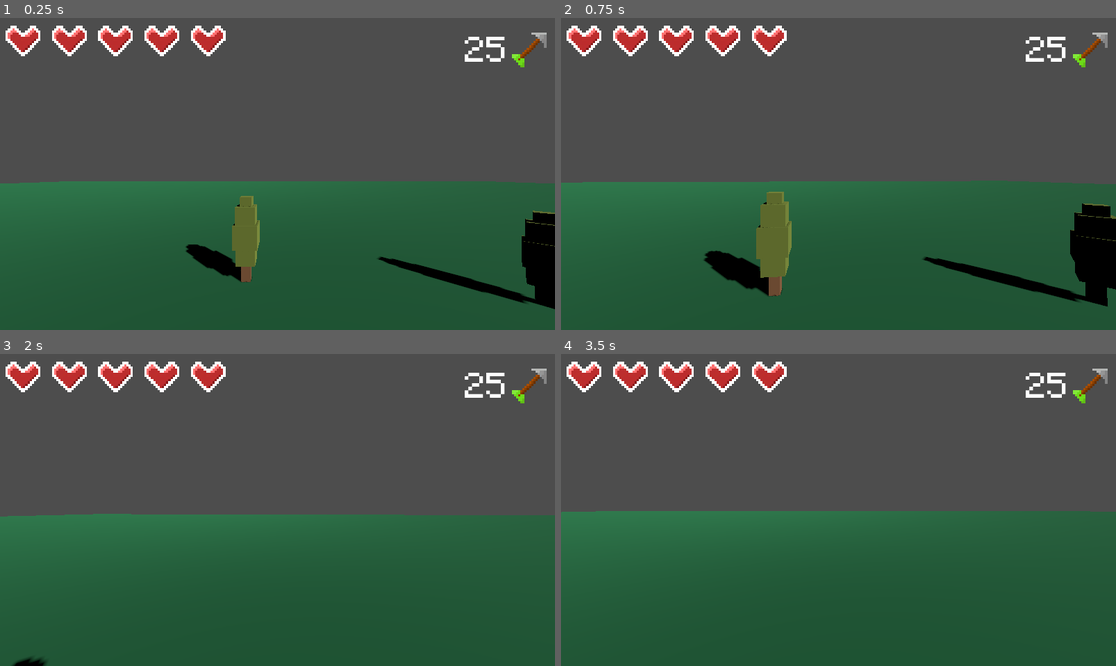
Above: before the commit, frames 1-4 (two rows, left to right).
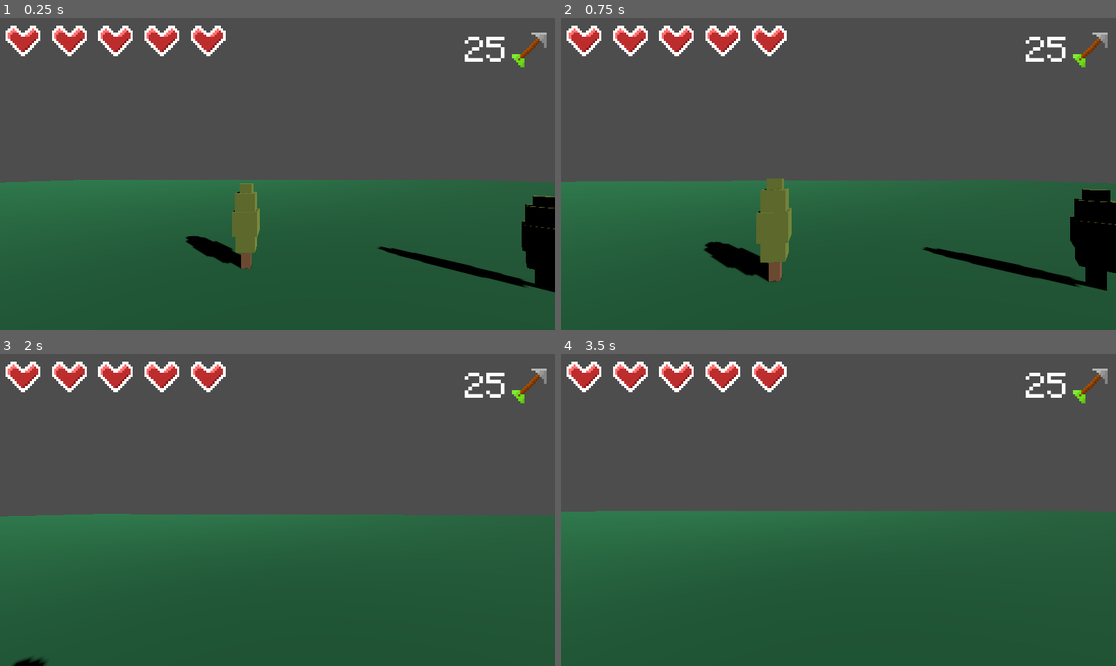
Above: after the commit, the same moments.

Repository: Esosek/Tondacraft_Course
Game: Godot game, scene res://scenes/game.tscn
The game is run twice, just before and just after one commit, with the same random seed, the same clock (stepped at 60 frames per second) and the same inputs.
Inputs (mouse positions are in pixels of both pictures, inside the frame that each line leads up to):
- Up to frame 1 (0.25 s): no input
- Up to frame 2 (0.75 s): tap Enter at 0.5 s; move the mouse to (866, 174) at 0.52 s; hold W (move_forward) from 0.53 s (still down)
- Up to frame 3 (2 s): keep holding W (move_forward); tap Space (jump) at 0.77, 1.52 s; move the mouse to (249, 510) at 1.27 s
- Up to frame 4 (3.5 s): keep holding W (move_forward); move the mouse to (849, 503) at 2.02 s; tap Space (jump) at 2.75, 3.02 s; move the mouse to (832, 516) at 2.77 s

The runs differ from the first frame. In frame 1, 3.7% of the frame differs, in the area x 0-100%, y 51-94%; in frame 2, 4.2%, in the area x 0-100%, y 51-93%; in frame 3, less than 0.1%; in frame 4, less than 0.1%.

Commit message:
Imported Creeper model

Diff:
--- a/scenes/enemy/creeper.tscn
+++ b/scenes/enemy/creeper.tscn
@@ -1,8 +1,11 @@
-[gd_scene load_steps=3 format=3 uid="uid://jqh0wjhmllrn"]
+[gd_scene load_steps=4 format=3 uid="uid://brsdfg1oyk5mf"]
 
 [ext_resource type="Script" path="res://scenes/enemy/creeper.gd" id="1_uwl07"]
+[ext_resource type="PackedScene" uid="uid://d24ld3ko446rc" path="res://assets/Creeper.glb" id="2_8t8yh"]
 
 [sub_resource type="CapsuleShape3D" id="CapsuleShape3D_m1wxs"]
+radius = 0.288927
+height = 1.57132
 
 [node name="Creeper" type="CharacterBody3D"]
 script = ExtResource("1_uwl07")
@@ -11,5 +14,9 @@
 speed = 3.9
 
 [node name="CollisionShape3D" type="CollisionShape3D" parent="."]
-transform = Transform3D(1, 0, 0, 0, 1, 0, 0, 0, 1, 0, 1, 0)
+transform = Transform3D(1, 0, 0, 0, 1, 0, 0, 0, 1, 0, 0.780351, 0)
 shape = SubResource("CapsuleShape3D_m1wxs")
+
+[node name="Creeper" parent="." instance=ExtResource("2_8t8yh")]
+
+[editable path="Creeper"]
Binary file added: assets/Creeper.glb
Not shown, added: assets/Creeper.glb.import
Binary file added: assets/Creeper_Creeper_text.png
Not shown, added: assets/Creeper_Creeper_text.png.import
Not shown: 1 places in scenes/game.tscn that only renumber resources
